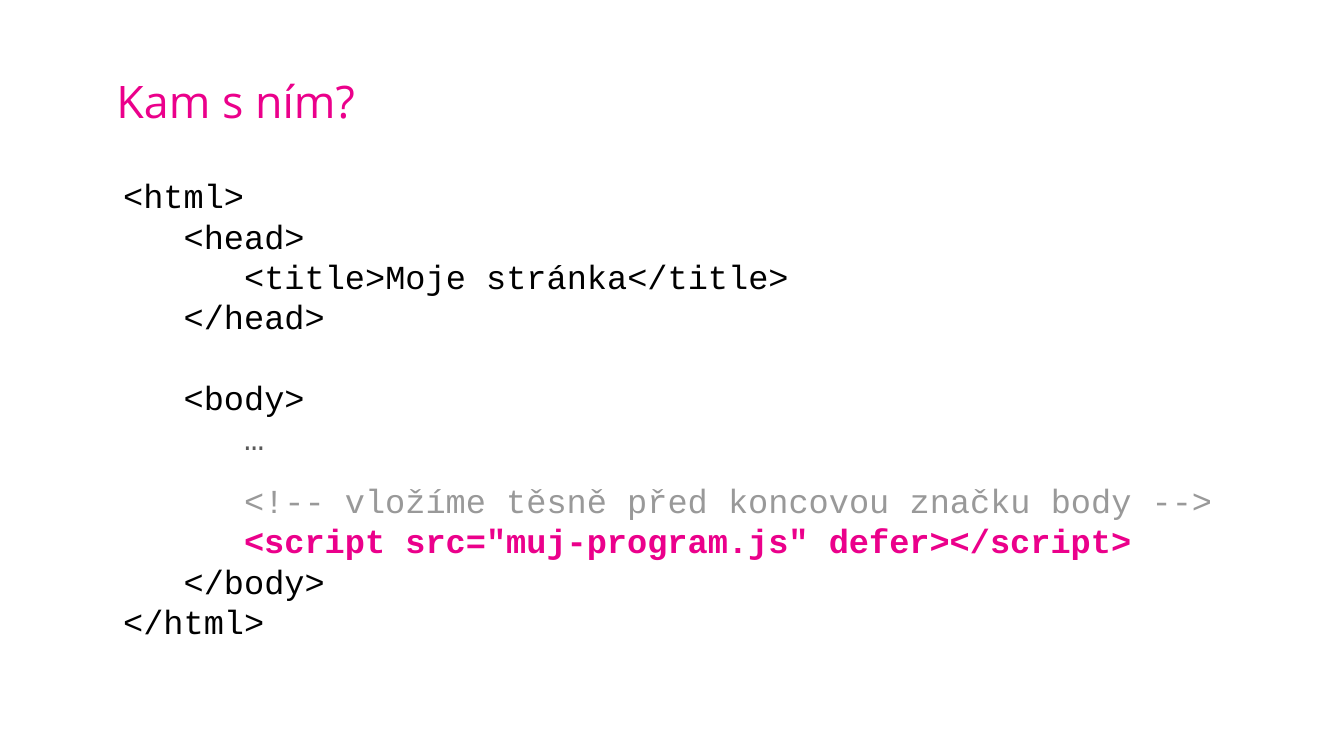
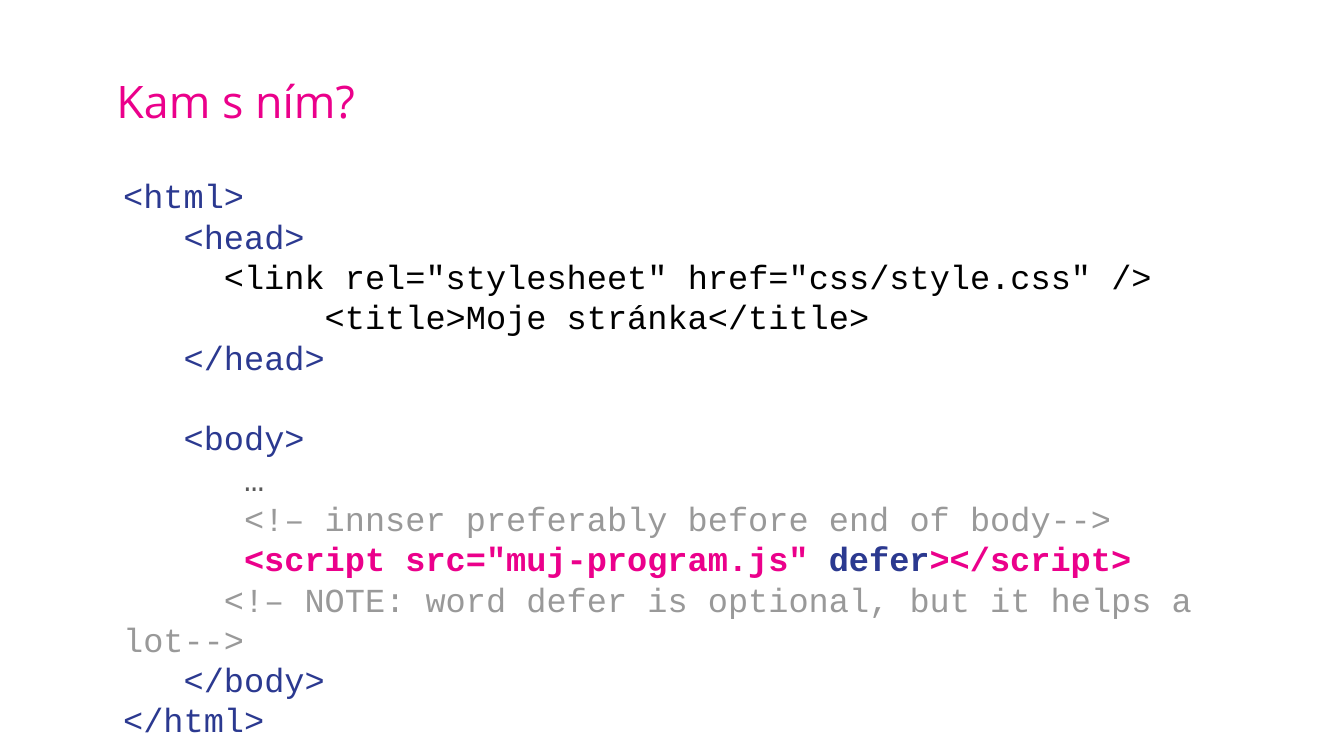
Before and after one commit to SimonB87/LetniSkola2020JS, a slide deck: slide 8 of JS-SB-LetnIskola2020.pptx (slide 9 before the commit). Drawn at 1344x756 pixels with LibreOffice and Linux fonts; fonts in the diff are those of the drawing; background and template pictures are left out. Boxes give left, top, right and bottom in pixels: in the first picture for what was removed or moved away, otherwise in the second. Text is boxed around its words. In the diff, an @@ line names an element or a change of style, - is before the commit and + after.

```diff
--- a/JS-SB-LetnIskola2020.pptx
+++ b/JS-SB-LetnIskola2020.pptx
@@ text at [123,184,1192,733]: text changed; text colour #000000 to #999999 @@
-<html>
-<head>
-<title>Moje stránka</title>
-</head>
-<body>
-…
-<!-- vložíme těsně před koncovou značku body -->
-<script src="muj-program.js" defer></script>
-</body>
-</html>
+<html>
+<head>
+<link rel="stylesheet" href="css/style.css" />
+<title>Moje stránka</title>
+</head>
+<body>
+…
+<!– innser preferably before end of body-->
+<script src="muj-program.js" defer></script>
+<!– NOTE: word defer is optional, but it helps a lot-->
+</body>
+</html>
```
Also in this commit, not shown: 3 other slides changed, 2 slides added, 2 slides removed.
